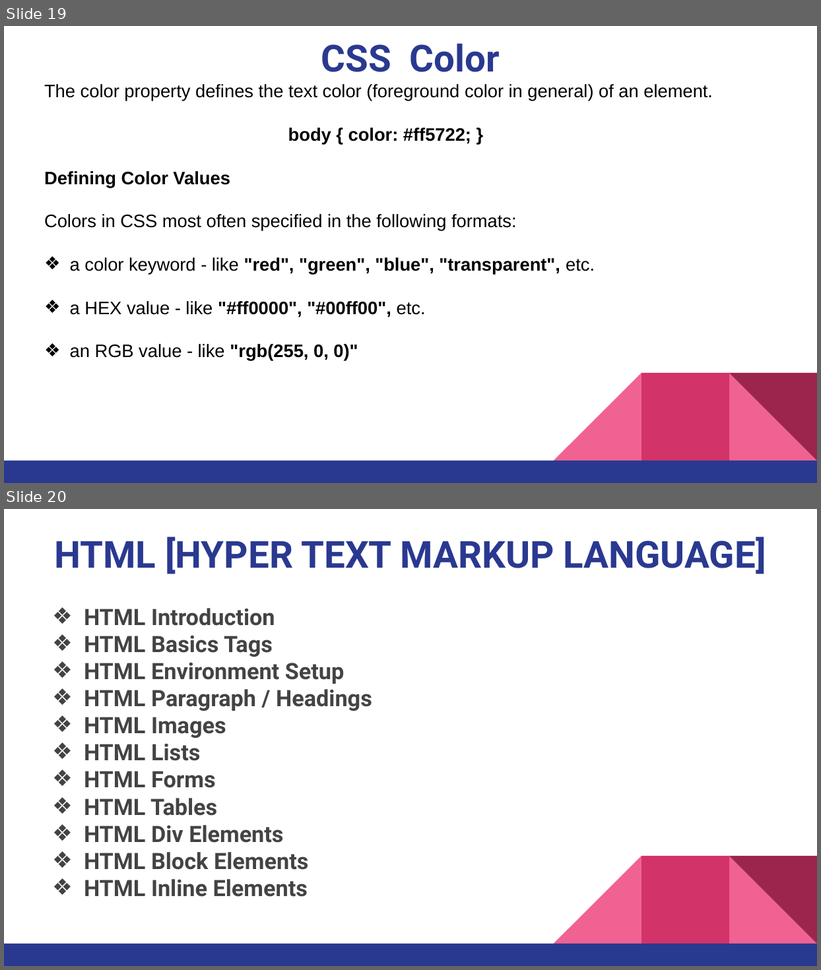
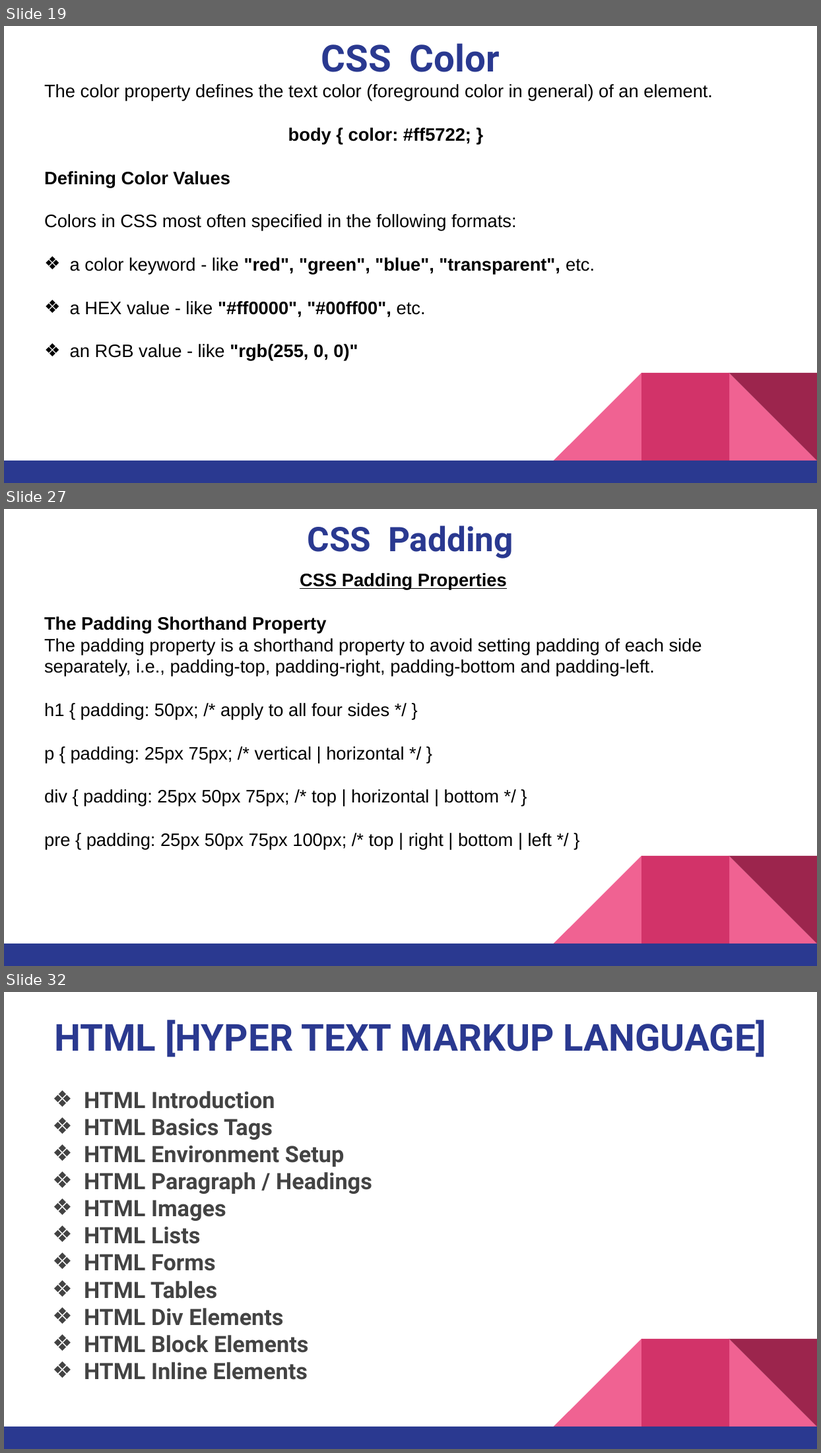
Before and after one commit to pnytrainingrepo/Webdevelopment, a slide deck: CSS Course.pptx. Shown one above the other, each under a label of ours: slides 19 and 20 before the commit, slides 19, 27 and 32 after it; the slides between them are not shown. The pictures are 821x970 and 821x1453 pixels, drawn with LibreOffice and Linux fonts; fonts in the diff are those of the drawing. Boxes give left, top, right and bottom in pixels: in the first picture for what was removed or moved away, otherwise in the second. Text is boxed around its words. In the diff, an @@ line names an element or a change of style, - is before the commit and + after.

```diff
--- a/CSS Course.pptx
+++ b/CSS Course.pptx
@@ slide 27 added at box(4, 509, 817, 966), background #FFFFFF; not listed: 5 template elements that a slide beside it also shows @@
@@ title added at box(308, 525, 514, 559), 30 pt, text #2A3990, bold @@
+CSS Padding
@@ text added at box(44, 573, 702, 850), 16 pt, text #000000 @@
+CSS Padding Properties
+The Padding Shorthand Property
+The padding property is a shorthand property to avoid setting padding of each side separately, i.e., padding-top, padding-right, padding-bottom and padding-left.
+h1 { padding: 50px; /* apply to all four sides */ }
+p { padding: 25px 75px; /* vertical | horizontal */ }
+div { padding: 25px 50px 75px; /* top | horizontal | bottom */ }
+pre { padding: 25px 50px 75px 100px; /* top | right | bottom | left */ }
@@ what was slide 20 is now slide 32 @@
```
Also in this commit, not shown: 11 other slides added, 18 other files.
